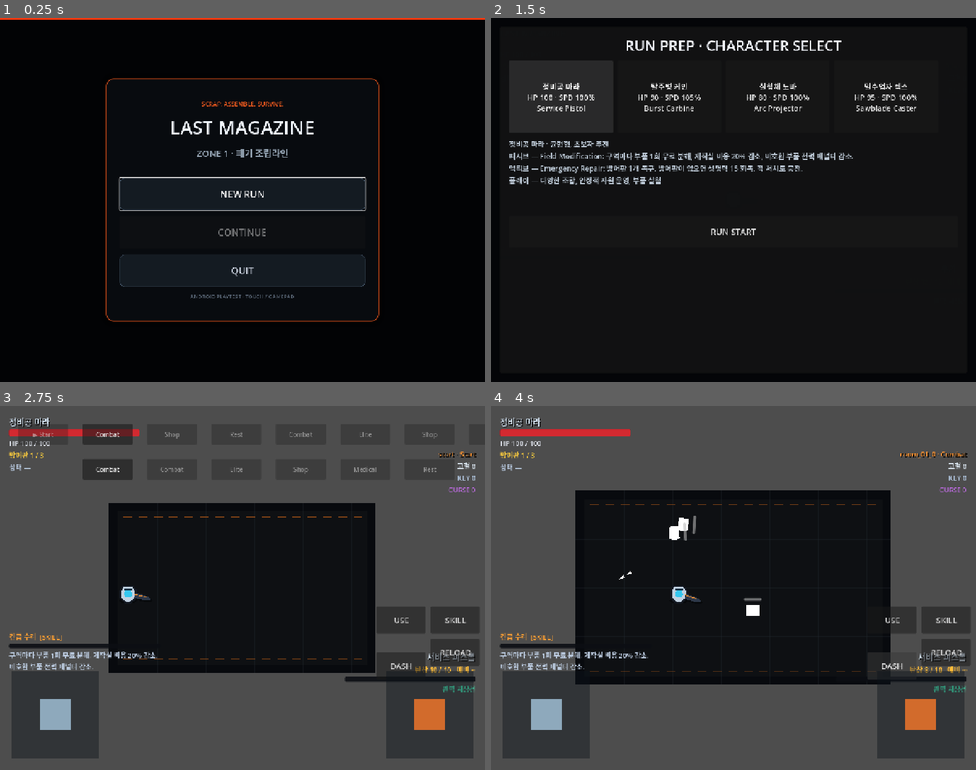
Above: before the commit, frames 1-4 (two rows, left to right).
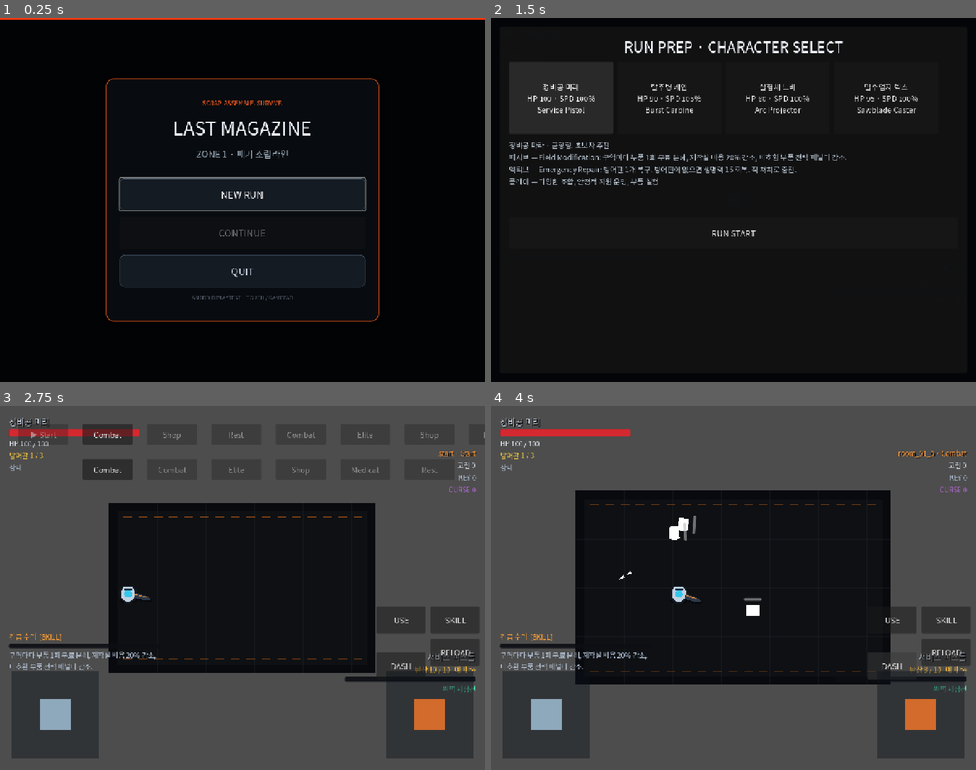
Above: after the commit, the same moments.

Repository: donly987647-max/Topdown-roguelite
Game: Godot game, scene res://scenes/main/RunMain.tscn
Same seed, same stepped clock (60 frames per second), same inputs: the game is played once before the commit and once after it.
Inputs:
- Up to frame 1 (0.25 s): no input
- Up to frame 2 (1.5 s): click "NEW RUN" at 0.5 s; click "정비공 마라 HP 100 · SPD 100% Serv…" at 1.25 s
- Up to frame 3 (2.75 s): click "RUN START" at 2 s
- Up to frame 4 (4 s): click "Combat" at 2.75 s; click "DASH" at 3.5 s

The runs differ from the first frame. In frame 1, 2.1% of the frame differs, in the area x 24-76%, y 22-78%; in frame 2, 4.5%, in the area x 3-88%, y 6-60%; in frame 3, 1.7%; in frame 4, 1.4%.

Commit message:
Fix web scaling and apply Korean UI font fallback

Diff:
--- a/project.godot
+++ b/project.godot
@@ -12,8 +12,11 @@
 window/size/viewport_height=960
 window/size/mode=3
 window/stretch/mode="canvas_items"
-window/stretch/aspect="expand"
+window/stretch/aspect="keep"
 window/handheld/orientation=6
+
+[gui]
+theme/custom="res://resources/ui/global_theme.tres"
 
 [input_devices]
 pointing/emulate_mouse_from_touch=false
